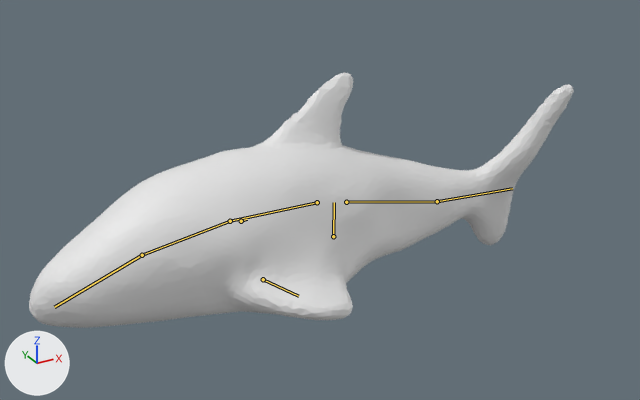
The glTF model assets/models/shark.gltf: old version first, new version second.
The view is the same before and after, from a camera (50 mm lens) standing at (-506.0, -884.0, 497.0) and looking at (-37.0, -30.0, 70.0). Lighting does not change. The marker at lower left points along +X, +Y and +Z. The bones that bend it are drawn over the model as lines.

Objects in the first picture: 'shark'.
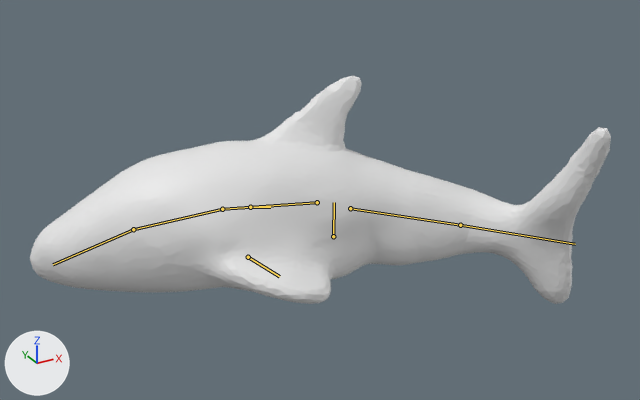
The newer file adds an action. The first version stands in its rest pose; the second is drawn at frame 5 of the action 'swim'.

Boxes (x1, y1, x2, y2) around the edits, measured in the pictures (640 x 400 px):
'shark', posed (7% wider, 11% shorter): before (29, 72, 574, 328); after (30, 76, 611, 304)
bone 'spine', root to tip: before (317, 202) to (230, 221); after (317, 202) to (222, 209)
bone 'fin_r', root to tip: before (241, 221) to (247, 219); after (250, 207) to (270, 207)
bone 'fin_l', root to tip: before (263, 279) to (298, 296); after (248, 257) to (279, 276)
bone 'tail', root to tip: before (346, 202) to (437, 201); after (350, 208) to (460, 225)
bone 'tail_tip', root to tip: before (437, 201) to (512, 188); after (460, 225) to (575, 244)

Diff of the bpy script that builds the scene:
```diff
--- a/assets/models/shark.gltf.py
+++ b/assets/models/shark.gltf.py
@@ bone_spine @@
 bone_spine = bpy.data.objects['shark_rig'].pose.bones['spine']  # child of 'root'
-bone_spine.rotation_quaternion = (1.0, 0.0, 0.0, 0.0)  # degrees (0, 0, 0)
+bone_spine.rotation_quaternion = (0.983, -0.161, -0.015, 0.082)  # degrees (-19, 0, 10)
@@ bone_fin_r @@
 bone_fin_r = bpy.data.objects['shark_rig'].pose.bones['fin_r']  # child of 'root'
-bone_fin_r.location = (0.0, 0.0, 0.0)
-bone_fin_r.rotation_quaternion = (1.0, 0.0, 0.0, 0.0)  # degrees (0, 0, 0)
+bone_fin_r.location = (-10.0, 46.0, -13.0)
+bone_fin_r.rotation_quaternion = (0.973, 0.055, 0.081, 0.21)  # degrees (8, 8, 25)
@@ bone_fin_l @@
 bone_fin_l = bpy.data.objects['shark_rig'].pose.bones['fin_l']  # child of 'root'
-bone_fin_l.location = (0.0, 0.0, 0.0)
-bone_fin_l.rotation_quaternion = (1.0, 0.0, 0.0, 0.0)  # degrees (0, 0, 0)
+bone_fin_l.location = (-13.0, -32.0, -14.0)
+bone_fin_l.rotation_quaternion = (0.997, 0.056, 0.018, -0.045)  # degrees (6, 2, -5)
@@ bone_tail @@
 bone_tail = bpy.data.objects['shark_rig'].pose.bones['tail']  # child of 'root'
-bone_tail.location = (0.0, 0.0, 0.0)
-bone_tail.rotation_quaternion = (1.0, 0.0, 0.0, 0.0)  # degrees (0, 0, 0)
+bone_tail.location = (-1.0, -4.0, -19.0)
+bone_tail.rotation_quaternion = (0.972, -0.226, 0.06, -0.019)  # degrees (-26, 6, -4)
@@ bone_tail_tip @@
 bone_tail_tip = bpy.data.objects['shark_rig'].pose.bones['tail_tip']  # child of 'tail'
-bone_tail_tip.rotation_quaternion = (1.0, 0.0, 0.0, 0.0)  # degrees (0, 0, 0)
+bone_tail_tip.rotation_quaternion = (0.98, -0.198, -0.028, -0.011)  # degrees (-23, -3, -1)
```
